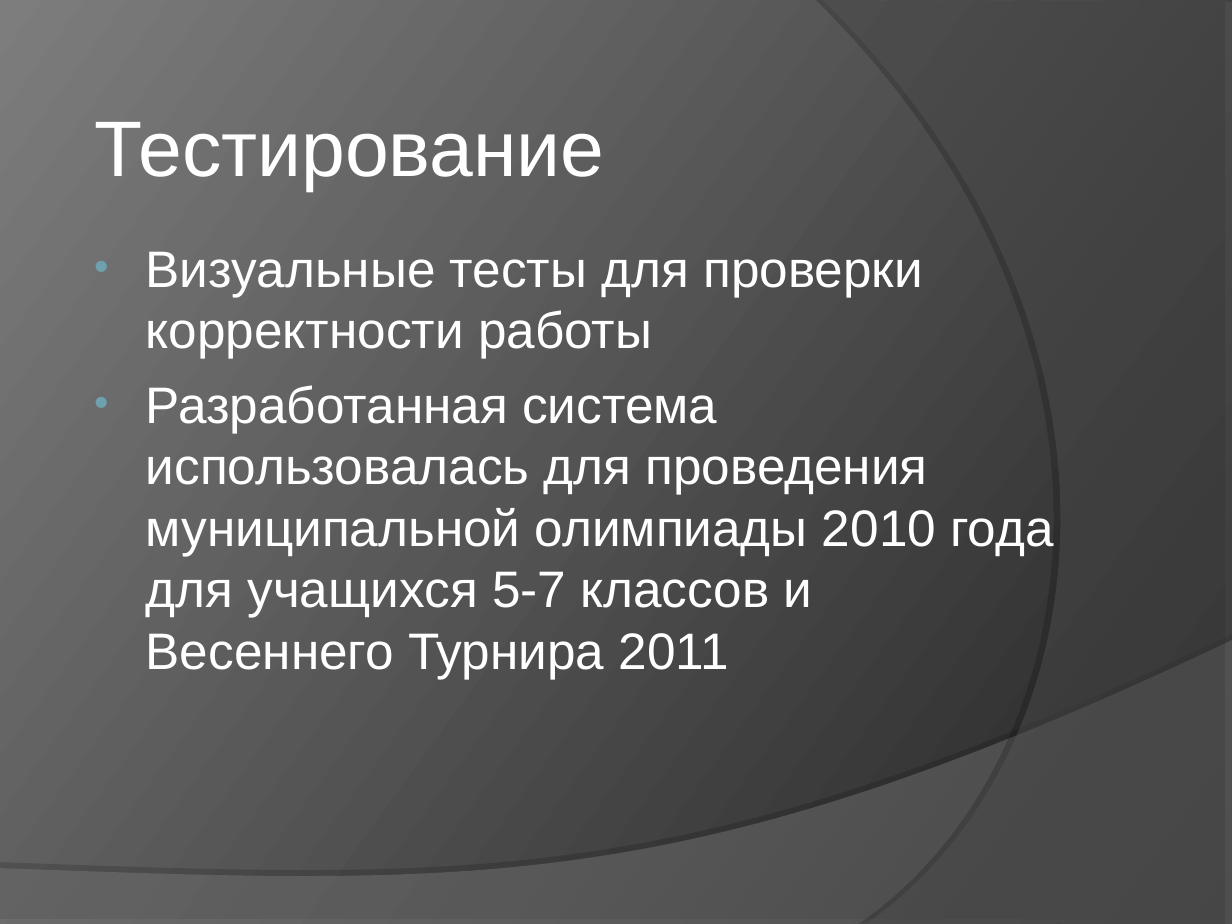
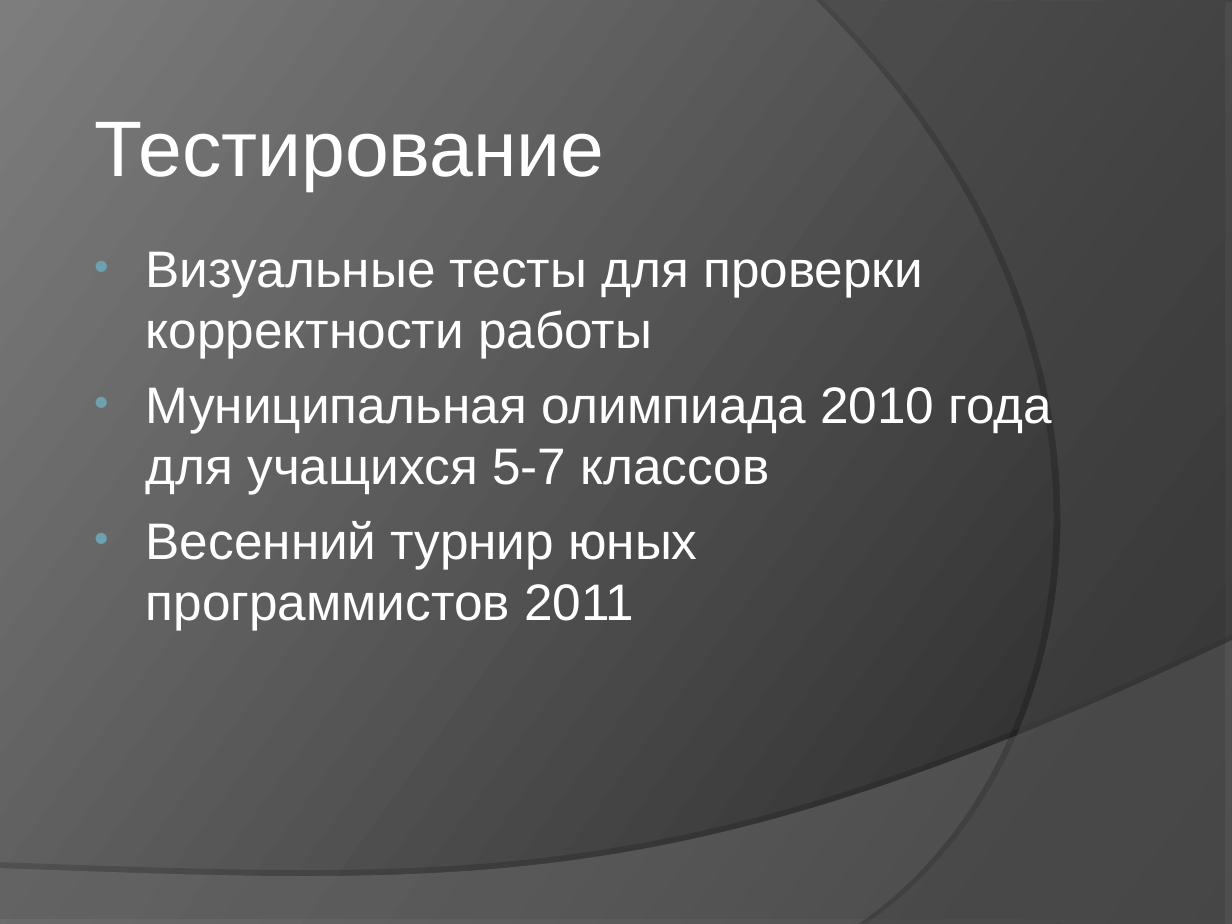
Before and after one commit to klenin/cats-junior, a slide deck: slide 20 of C8403A_Vasilyeva_presentation.ppt (slide 21 before the commit). Drawn at 1232x924 pixels with LibreOffice and Linux fonts; fonts in the diff are those of the drawing. Boxes give left, top, right and bottom in pixels: in the first picture for what was removed or moved away, otherwise in the second. Text is boxed around its words. In the diff, an @@ line names an element or a change of style, - is before the commit and + after.

```diff
--- a/C8403A_Vasilyeva_presentation.ppt
+++ b/C8403A_Vasilyeva_presentation.ppt
@@ text at (146, 387, 1052, 630): text changed @@
-• Разработанная система использовалась для проведения муниципальной олимпиады 2010 года для учащихся 5-7 классов и Весеннего Турнира 2011
+• Муниципальная олимпиада 2010 года для учащихся 5-7 классов
+• Весенний турнир юных программистов 2011
```
Also in this commit, not shown: 3 other slides changed, 1 slide removed, 2 other files.
